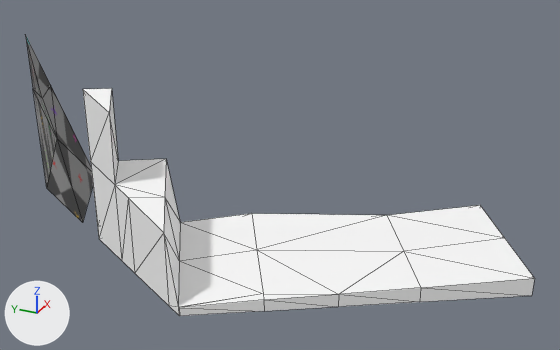
An edit to the glTF model book_of_tiles_godot/models/blockouts/module-corner_land_cliff_small_stairs_002.glb, drawn before and after from the same camera.
Both versions are drawn from a camera (50 mm lens) standing at (-0.653, -0.425, 0.535) and looking at (0.203, -0.039, 0.106). Arrows for +X, +Y and +Z are at lower left; the lights stay in place. The older version comes first. Mesh edges are drawn as thin lines.

Objects in the first picture: 'module-corner_land_cliff_small_stairs_002'.
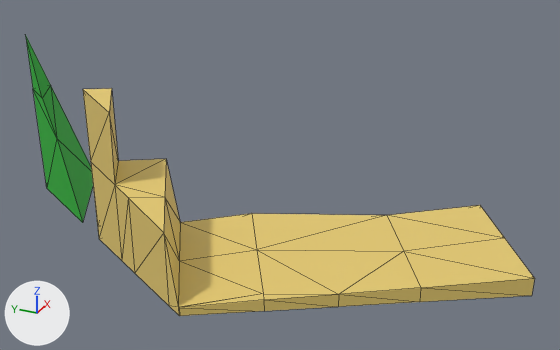
What differs and where, as boxes [x1, y1, x2, y2] in the pictures (560 x 350 px):
'module-corner_land_cliff_small_stairs_002', surface changed, recoloured (white to yellow): [26, 36, 535, 316] in both

What changed in the scene script:
```text
Change mat_mat_land:
    remove mat_mat_land.texture = img_untitled
    add mat_mat_land.base_color = (0.0181, 0.461, 0.033)  # green #25b533
Change mat_mat_path:
    mat_mat_path.base_color: (1.0, 1.0, 1.0) -> (0.8, 0.601, 0.166)  # white #ffffff -> yellow #e7cc71
```
